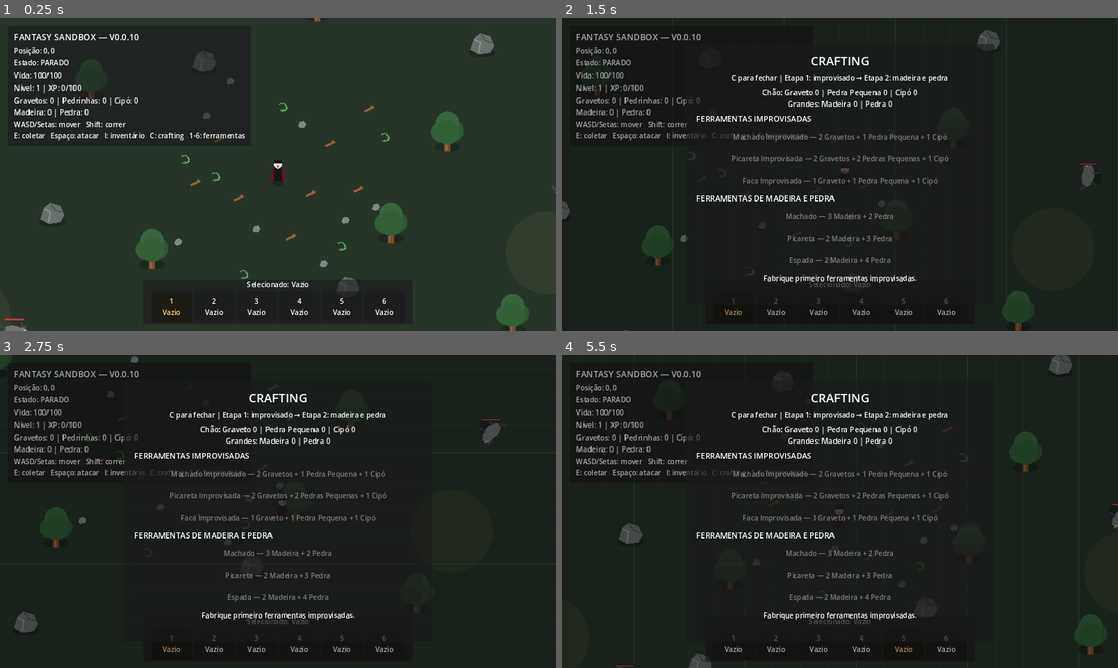
Above: before the commit, frames 1-4 (two rows, left to right).
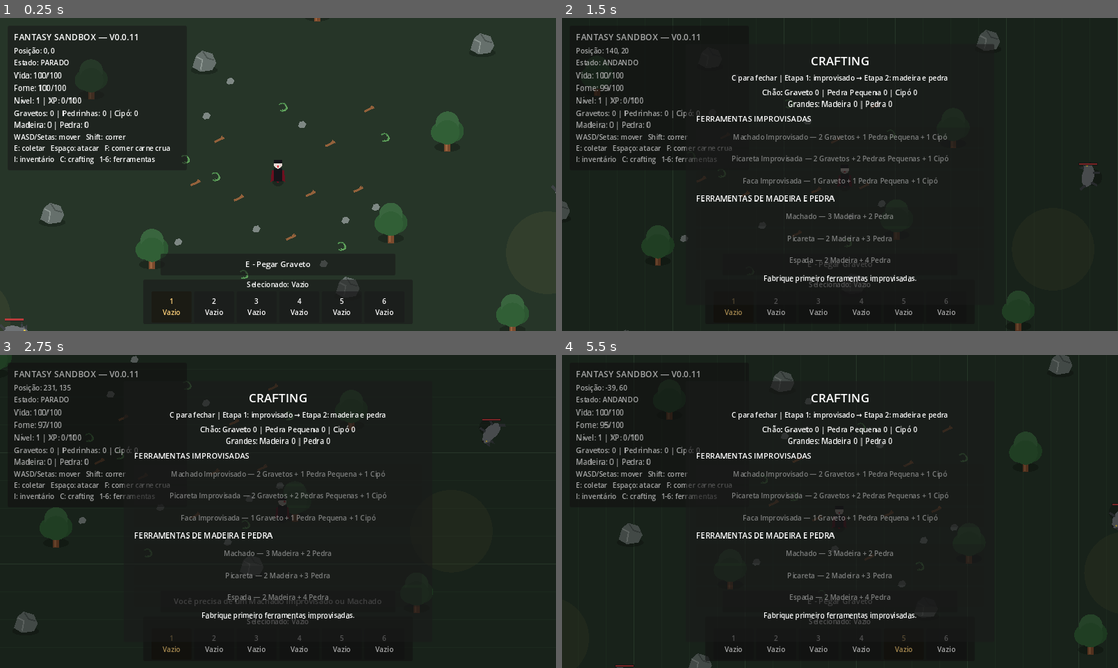
Above: after the commit, the same moments.

Repository: janduyankiingles-ops/Fantasy-Sandbox
Game: Godot game, scene res://scenes/main.tscn
The game is run twice, just before and just after one commit, with the same random seed, the same clock (stepped at 60 frames per second) and the same inputs.
Inputs:
- Up to frame 1 (0.25 s): no input
- Up to frame 2 (1.5 s): tap Enter at 0.5 s; hold D 0.53-1.28 s; tap I at 0.6 s; tap Space at 0.77 s; hold S from 1.28 s (still down); tap C at 1.35 s
- Up to frame 3 (2.75 s): tap Space at 1.52 s; release S at 2.03 s; hold D from 2.03 s (still down); tap 1 at 2.1 s
- Up to frame 4 (5.5 s): release D at 2.78 s; hold W 2.78-3.53 s; tap 2 at 2.85 s; tap Space at 3.02, 3.77, 4.52 s; hold A 3.53-5.03 s; tap 3 at 3.6 s; tap 4 at 4.35 s; hold S from 5.03 s (still down); tap 5 at 5.1 s

The runs differ from the first frame. In frame 1, 2.2% of the frame differs, in the area x 2-59%, y 5-83%; in frame 2, 1.7%; in frame 3, 1.7%; in frame 4, 1.8%.
Error before the commit: Invalid assignment of property or key 'text' with value of type 'String' on a base object of type 'null instance'. (res://scripts/main.gd:61)

Commit message:
v0.0.11: add hunger HUD and food control hint

Diff:
--- a/scenes/main.tscn
+++ b/scenes/main.tscn
@@ -35,7 +35,7 @@
 offset_left = 18.0
 offset_top = 18.0
 offset_right = 430.0
-offset_bottom = 270.0
+offset_bottom = 300.0
 
 [node name="Margin" type="MarginContainer" parent="HUD/Panel"]
 theme_override_constants/margin_left = 14
@@ -48,7 +48,7 @@
 
 [node name="Title" type="Label" parent="HUD/Panel/Margin/VBox"]
 theme_override_font_sizes/font_size = 20
-text = "FANTASY SANDBOX — V0.0.10"
+text = "FANTASY SANDBOX — V0.0.11"
 
 [node name="PositionLabel" type="Label" parent="HUD/Panel/Margin/VBox"]
 text = "Posição: 0, 0"
@@ -60,6 +60,10 @@
 theme_override_font_sizes/font_size = 17
 text = "Vida: 100/100"
 
+[node name="HungerLabel" type="Label" parent="HUD/Panel/Margin/VBox"]
+theme_override_font_sizes/font_size = 17
+text = "Fome: 100/100"
+
 [node name="ProgressionLabel" type="Label" parent="HUD/Panel/Margin/VBox"]
 theme_override_font_sizes/font_size = 17
 text = "Nível: 1 | XP: 0/100"
@@ -69,7 +73,7 @@
 text = "Gravetos: 0 | Pedrinhas: 0 | Cipó: 0\nMadeira: 0 | Pedra: 0"
 
 [node name="Controls" type="Label" parent="HUD/Panel/Margin/VBox"]
-text = "WASD/Setas: mover   Shift: correr\nE: coletar   Espaço: atacar   I: inventário   C: crafting   1-6: ferramentas"
+text = "WASD/Setas: mover   Shift: correr\nE: coletar   Espaço: atacar   F: comer carne crua\nI: inventário   C: crafting   1-6: ferramentas"
 
 [node name="InteractionPanel" type="PanelContainer" parent="HUD"]
 visible = false
